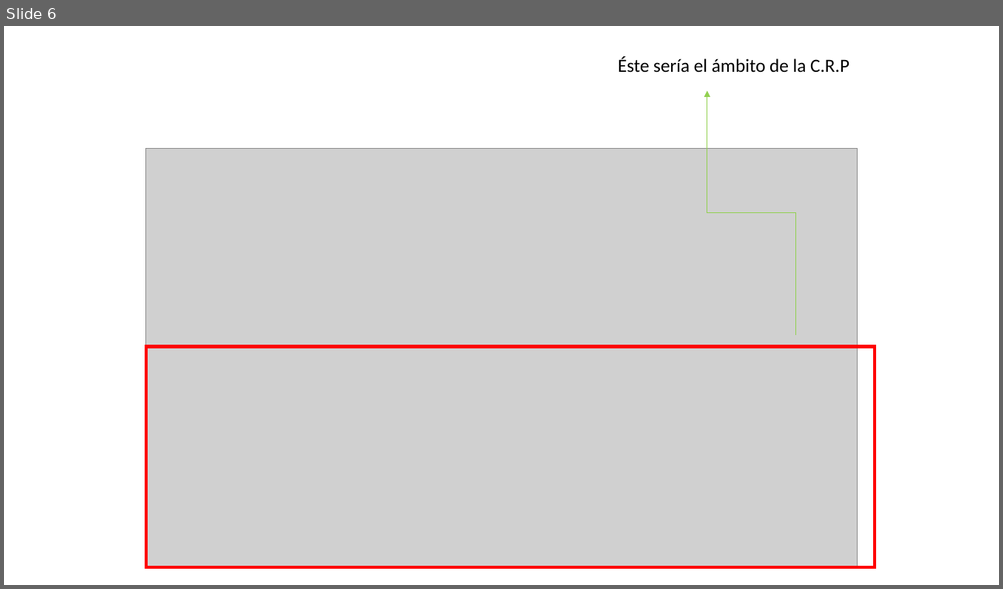
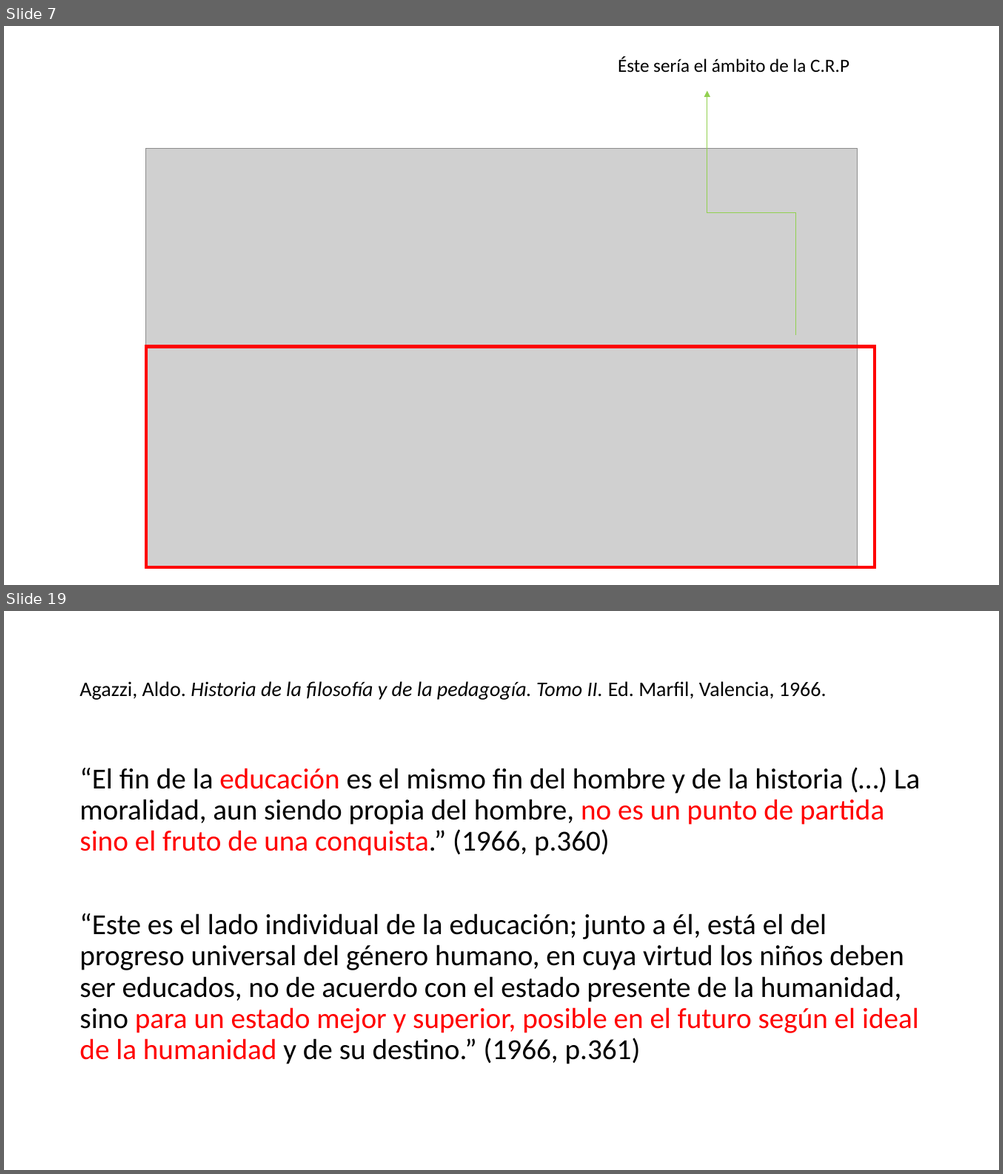
Before and after one commit to zaboltar/zaboltar.github.io, a slide deck: assets uarm/2023 1 UarmPCrit/Kant - ilustracion proyecto critico educacion.pptx. Shown one above the other, each under a label of ours: slide 6 before the commit, slides 7 and 19 after it; the slides between them are not shown. The pictures are 1003x589 and 1003x1174 pixels, drawn with LibreOffice and Linux fonts; fonts in the diff are those of the drawing; grey boxes stand for pictures. Boxes give left, top, right and bottom in pixels: in the first picture for what was removed or moved away, otherwise in the second. Text is boxed around its words. In the diff, an @@ line names an element or a change of style, - is before the commit and + after.

```diff
--- a/assets uarm/2023 1 UarmPCrit/Kant - ilustracion proyecto critico educacion.pptx
+++ b/assets uarm/2023 1 UarmPCrit/Kant - ilustracion proyecto critico educacion.pptx
@@ slide 19 added at (4, 611, 999, 1170), background #FFFFFF @@
@@ title added at (79, 681, 826, 700), 20 pt, text #000000, italic @@
+Agazzi, Aldo. Historia de la filosofía y de la pedagogía. Tomo II. Ed. Marfil, Valencia, 1966.
@@ text added at (79, 768, 919, 1065), 28 pt, text #000000 @@
+“El fin de la educación es el mismo fin del hombre y de la historia (…) La moralidad, aun siendo propia del hombre, no es un punto de partida sino el fruto de una conquista.” (1966, p.360)
+“Este es el lado individual de la educación; junto a él, está el del progreso universal del género humano, en cuya virtud los niños deben ser educados, no de acuerdo con el estado presente de la humanidad, sino para un estado mejor y superior, posible en el futuro según el ideal de la humanidad y de su destino.” (1966, p.361)
@@ what was slide 6 is now slide 7 @@
```
Also in this commit, not shown: 6 slides changed, 16 other slides added, 5 slides removed, 15 other files.
